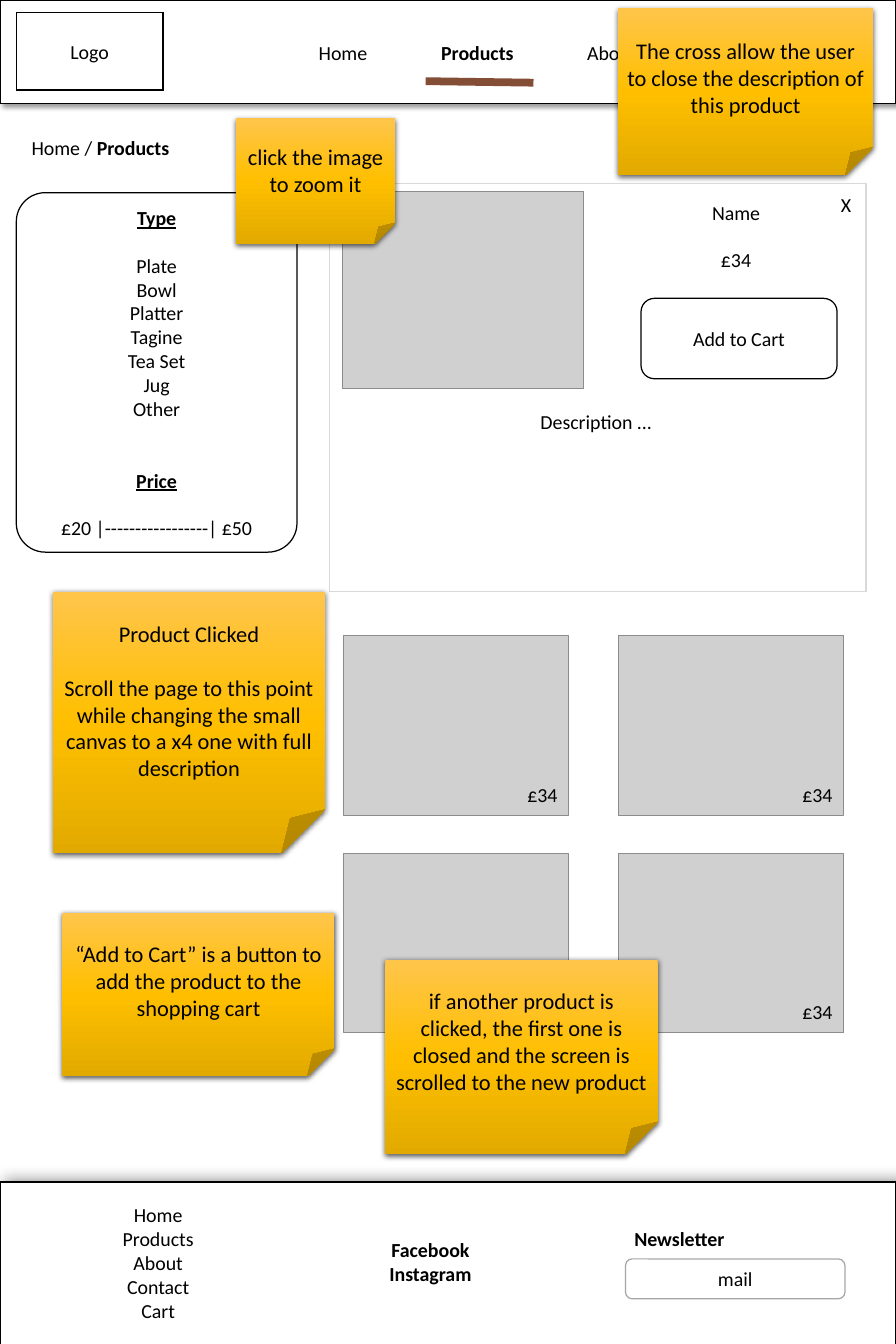
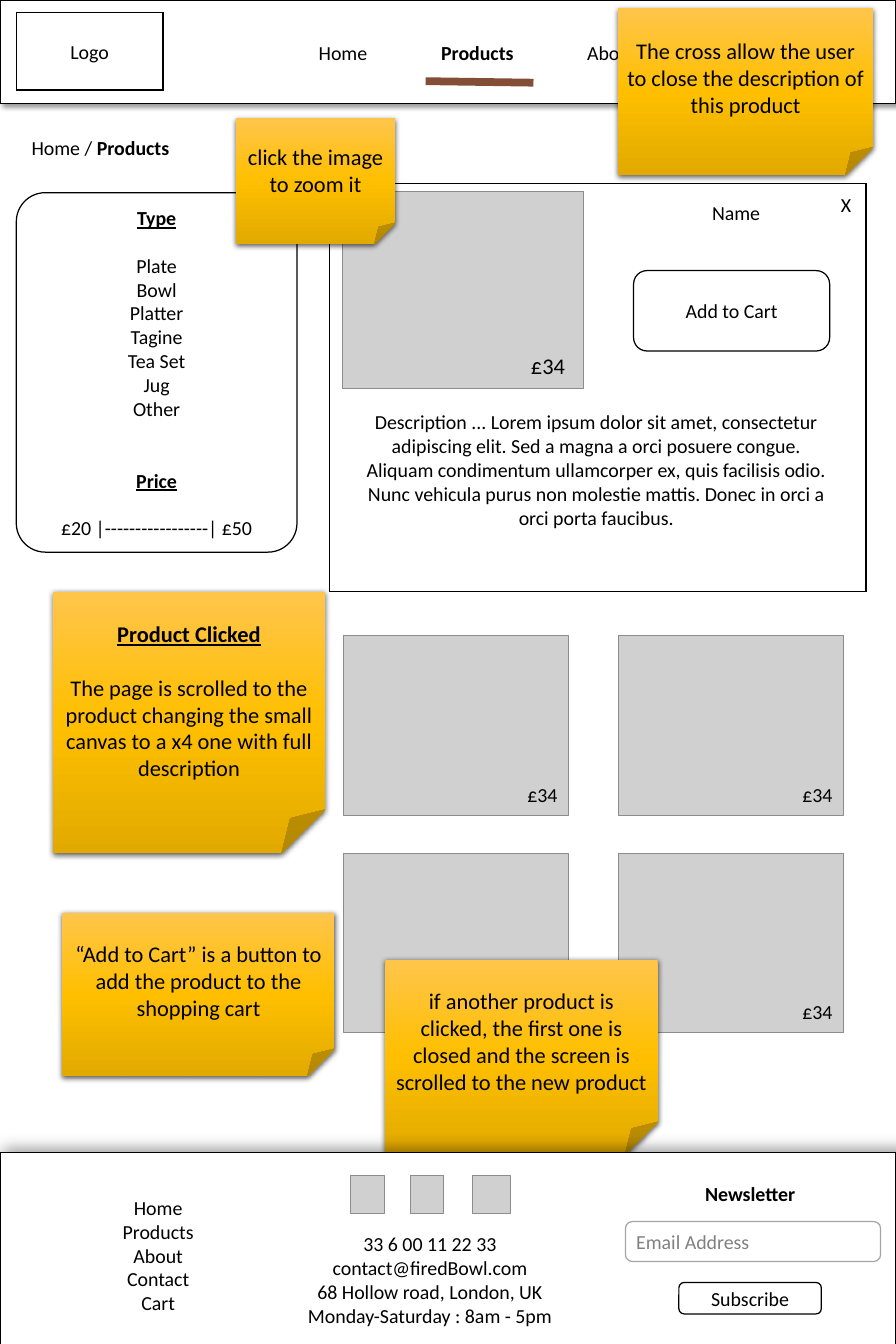
Before and after one commit to Pierrick-MADE/brookes_website, a slide deck: slide 5 of docs/Mockup_notes.pptx. Drawn at 896x1344 pixels with LibreOffice and Linux fonts; fonts in the diff are those of the drawing; grey boxes stand for pictures; background and template pictures are left out. Boxes give left, top, right and bottom in pixels: in the first picture for what was removed or moved away, otherwise in the second. Text is boxed around its words. In the diff, an @@ line names an element or a change of style, - is before the commit and + after.

```diff
--- a/docs/Mockup_notes.pptx
+++ b/docs/Mockup_notes.pptx
@@ rounded rectangle at [330,184,866,591]: outline #D9D9D9 1 pt to #000000 1 pt @@
@@ text in rounded rectangle at [721,254,751,267]: paragraph removed @@
-£34
@@ rounded rectangle "Add to Cart": place and size @@
-rounded rectangle "Add to Cart" at [641,298,837,379]
+rounded rectangle "Add to Cart" at [633,271,830,351]
@@ text added at [531,359,565,374], 18 pt, text #000000 @@
+£34
@@ text at [367,415,826,529]: text changed @@
-Description ...
+Description ... Lorem ipsum dolor sit amet, consectetur adipiscing elit. Sed a magna a orci posuere congue. Aliquam condimentum ullamcorper ex, quis facilisis odio. Nunc vehicula purus non molestie mattis. Donec in orci a orci porta faucibus.
@@ text in folded corner at [117,626,261,646]: bold on, underline on in "Product Clicked" @@
@@ text in folded corner at [66,680,312,780]: text changed @@
-Scroll the page to this point while changing the small canvas to a x4 one with full description
+The page is scrolled to the product changing the small canvas to a x4 one with full description
@@ text "Newsletter": place and size @@
-text "Newsletter" at [634,1232,724,1246]
+text "Newsletter" at [705,1187,795,1201]
@@ text "Newsletter" at [705,1187,795,1201]: alignment left to centre @@
@@ rectangle: place and size @@
-rectangle at [0,1182,895,1344]
+rectangle at [0,1153,895,1344]
@@ text "Home": place and size @@
-text "Home" at [123,1209,194,1318]
+text "Home" at [123,1202,194,1310]
@@ picture added at [351,1176,384,1213] @@
@@ picture added at [411,1176,444,1213] @@
@@ picture added at [472,1176,510,1213] @@
@@ rounded rectangle added at [625,1221,881,1262], fill #FFFFFF, outline #A6A6A6 1 pt, 16 pt, text #808080 @@
+Email Address
@@ text added at [308,1237,551,1327], 16 pt, text #000000 @@
+33 6 00 11 22 33
+contact@firedBowl.com
+68 Hollow road, London, UK
+Monday-Saturday : 8am - 5pm
@@ text removed at [389,1243,471,1285] @@
-Facebook
-Instagram
@@ rounded rectangle removed at [625,1259,845,1299] @@
-mail
@@ rounded rectangle added at [679,1282,822,1314], fill #FFFFFF, outline #000000 1 pt, 16 pt, text #000000 @@
+Subscribe
```
Also in this commit, not shown: 9 other slides changed, 1 other file.
